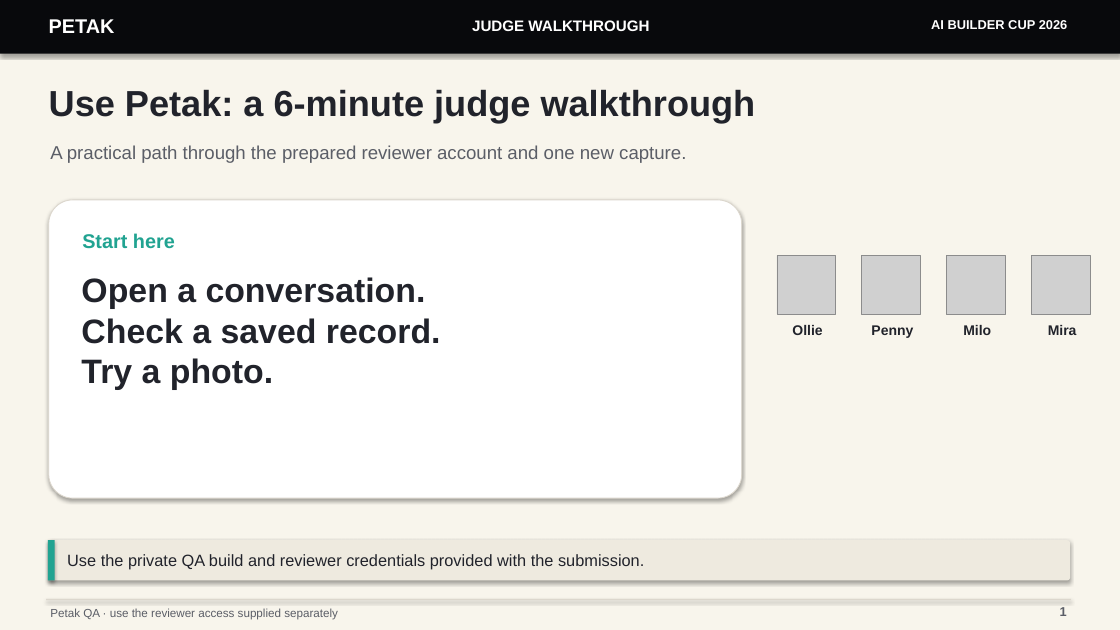
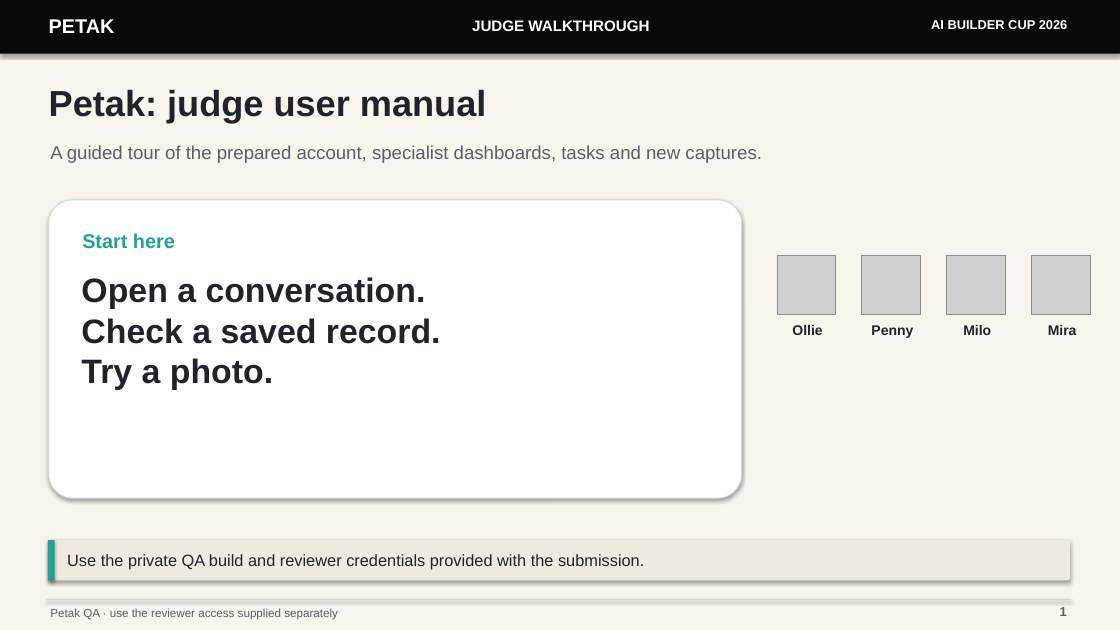
Before and after one commit to FhikarZul/petak-builder-cup-2026, a slide deck: slide 1 of docs/judge-walkthrough.pptx. Drawn at 1120x630 pixels with LibreOffice and Linux fonts; fonts in the diff are those of the drawing; grey boxes stand for pictures. Boxes give left, top, right and bottom in pixels: in the first picture for what was removed or moved away, otherwise in the second. Text is boxed around its words. In the diff, an @@ line names an element or a change of style, - is before the commit and + after.

Commit message:
Expand judge slides into app user manual

```diff
--- a/docs/judge-walkthrough.pptx
+++ b/docs/judge-walkthrough.pptx
@@ text at [49,89,487,123]: text changed @@
-Use Petak: a 6-minute judge walkthrough
+Petak: judge user manual
@@ text at [50,145,762,163]: text changed @@
-A practical path through the prepared reviewer account and one new capture.
+A guided tour of the prepared account, specialist dashboards, tasks and new captures.
```
Also in this commit, not shown: 5 slides added, 2 other files.
